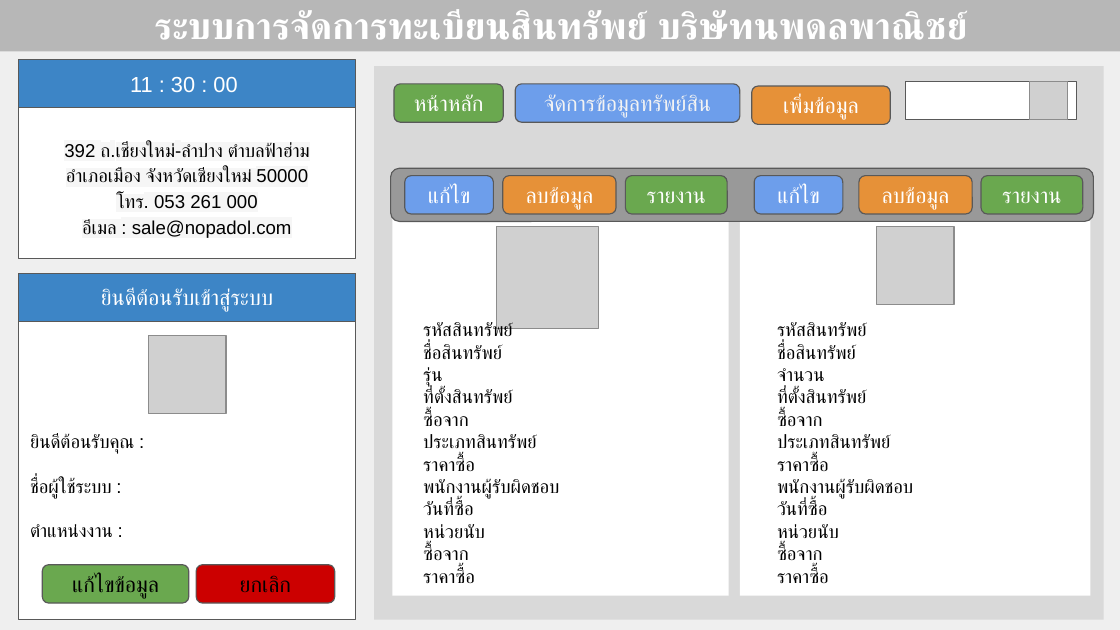
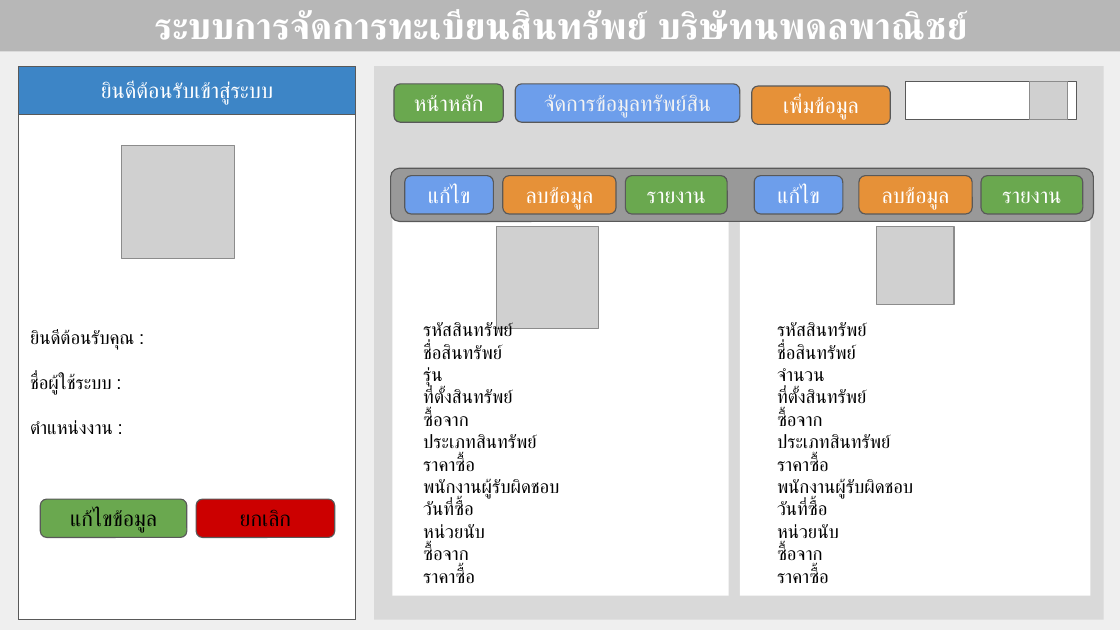
Before and after one commit to itnopadol/Program_asset_register, a slide deck: slide 6 of ออกแบบโปรเจคทะเบียนสินทรัพย์.pptx (slide 5 before the commit). Drawn at 1120x630 pixels with LibreOffice and Linux fonts; fonts in the diff are those of the drawing; grey boxes stand for pictures. Boxes give left, top, right and bottom in pixels: in the first picture for what was removed or moved away, otherwise in the second. Text is boxed around its words. In the diff, an @@ line names an element or a change of style, - is before the commit and + after.

```diff
--- a/ออกแบบโปรเจคทะเบียนสินทรัพย์.pptx
+++ b/ออกแบบโปรเจคทะเบียนสินทรัพย์.pptx
@@ rectangle removed at box(19, 59, 355, 108) @@
-11 : 30 : 00
@@ rectangle "ยินดีต้อนรับเข้าสู่ระบบ": place and size @@
-rectangle "ยินดีต้อนรับเข้าสู่ระบบ" at box(19, 273, 355, 321)
+rectangle "ยินดีต้อนรับเข้าสู่ระบบ" at box(19, 66, 355, 114)
@@ rectangle added at box(19, 114, 355, 619), fill #FFFFFF, outline #595959 0.75 pt, 12 pt, text #000000 @@
+ยินดีต้อนรับคุณ :
+ชื่อผู้ใช้ระบบ :
+ตำแหน่งงาน :
@@ picture: place and size @@
-picture at box(148, 336, 225, 413)
+picture at box(121, 146, 234, 259)
@@ rectangle added at box(19, 273, 355, 321), fill #3D85C6, outline #595959 0.75 pt @@
@@ rounded rectangle "แก้ไขข้อมูล": place and size @@
-rounded rectangle "แก้ไขข้อมูล" at box(43, 564, 189, 603)
+rounded rectangle "แก้ไขข้อมูล" at box(40, 500, 187, 538)
@@ rounded rectangle "ยกเลิก": place and size @@
-rounded rectangle "ยกเลิก" at box(196, 564, 335, 603)
+rounded rectangle "ยกเลิก" at box(196, 500, 335, 538)
```
Also in this commit, not shown: 7 other slides changed, 7 slides added, 1 slide removed.
